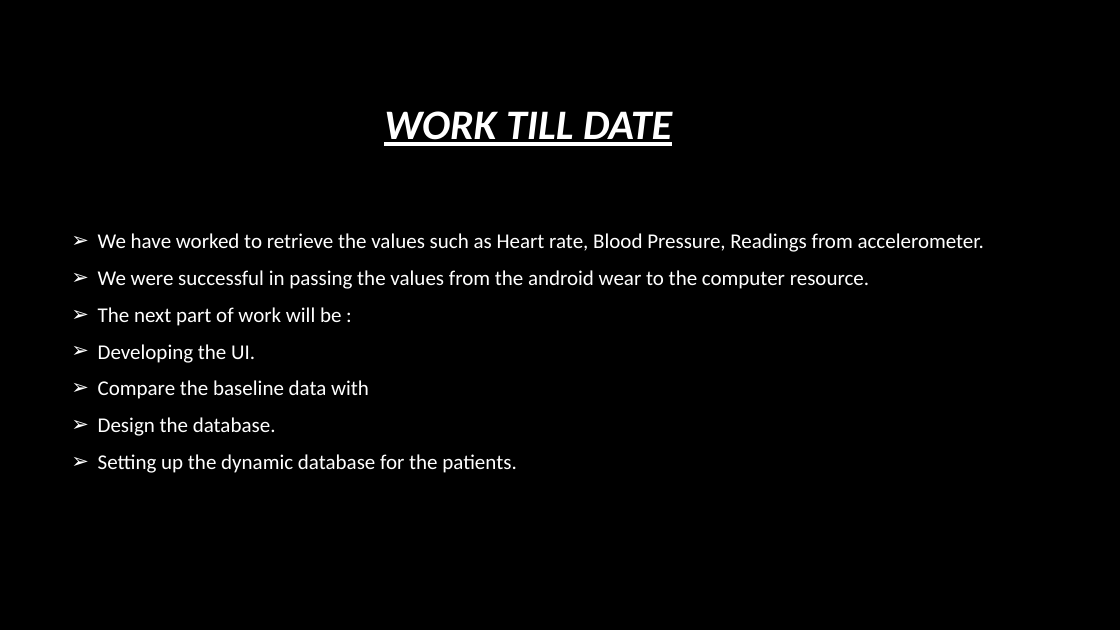
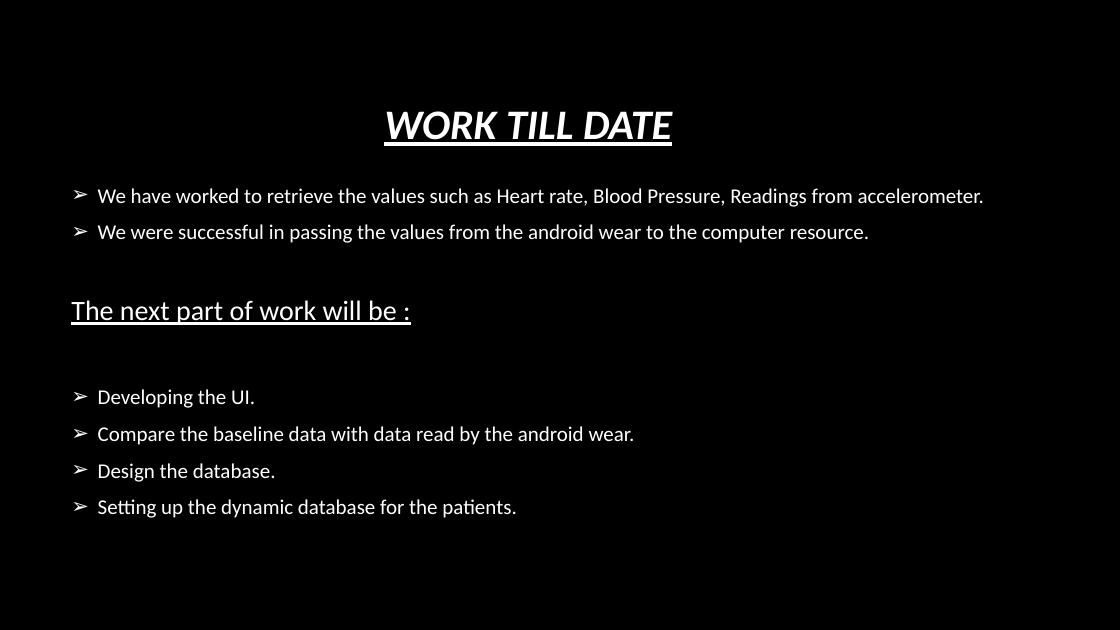
Before and after one commit to adithyar82/odu, a slide deck: slide 17 of Presentaion on Aggression.pptx (slide 15 before the commit). Drawn at 1120x630 pixels with LibreOffice and Linux fonts; fonts in the diff are those of the drawing; background and template pictures are left out. Boxes give left, top, right and bottom in pixels: in the first picture for what was removed or moved away, otherwise in the second. Text is boxed around its words. In the diff, an @@ line names an element or a change of style, - is before the commit and + after.

```diff
--- a/Presentaion on Aggression.pptx
+++ b/Presentaion on Aggression.pptx
@@ text at (71,300,397,325): size 18 to 24 pt, underline on in "The next part of work will be ..."; bullet ➢ to none @@
@@ text at (98,426,635,445): text changed @@
-➢ Compare the baseline data with
+➢ Compare the baseline data with data read by the android wear.
```
Also in this commit, not shown: 7 other slides changed, 2 slides added, 48 other files.
